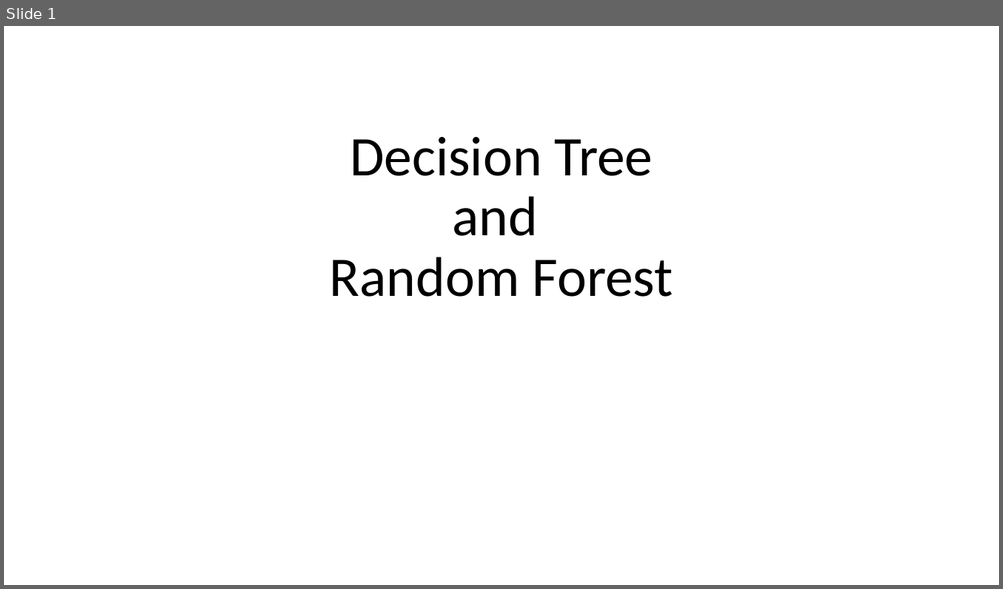
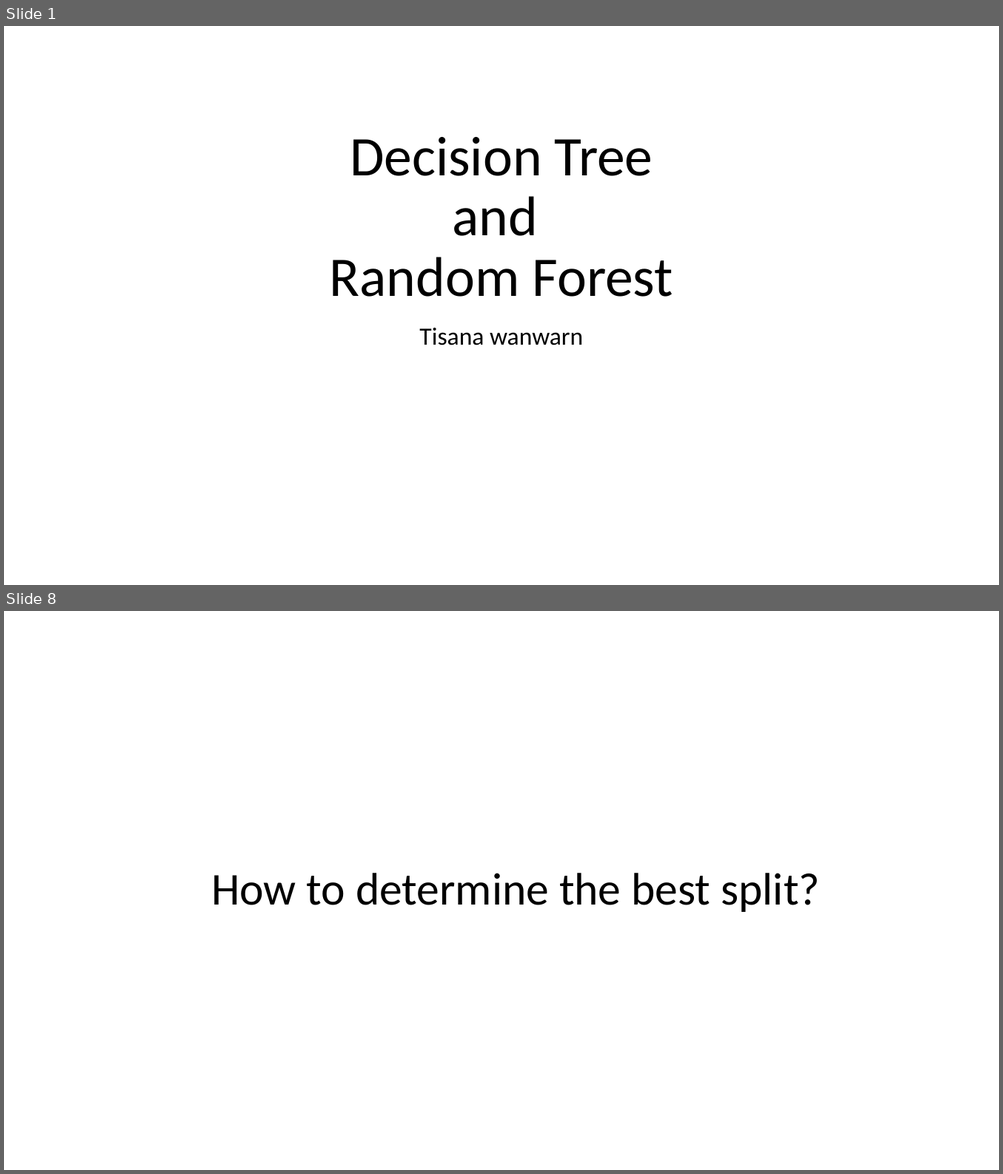
Before and after one commit to gucino/Machine-Learning, a slide deck: Decision_tree_and_Random_forest.pptx. Shown one above the other, each under a label of ours: slide 1 before the commit, slides 1 and 8 after it; the slides between them are not shown. The pictures are 1003x589 and 1003x1174 pixels, drawn with LibreOffice and Linux fonts; fonts in the diff are those of the drawing. Boxes give left, top, right and bottom in pixels: in the first picture for what was removed or moved away, otherwise in the second. Text is boxed around its words. In the diff, an @@ line names an element or a change of style, - is before the commit and + after.

```diff
--- a/Decision_tree_and_Random_forest.pptx
+++ b/Decision_tree_and_Random_forest.pptx
@@ slide 8 added at [4, 611, 999, 1170], background #FFFFFF @@
@@ title added at [211, 873, 819, 912], 44 pt, text #000000 @@
+How to determine the best split?
@@ slide 1 changed as well @@
@@ subtitle added at [419, 328, 583, 346], 24 pt, text #000000 @@
+Tisana wanwarn
```
Also in this commit, not shown: 7 other slides added, 1 slide removed.
